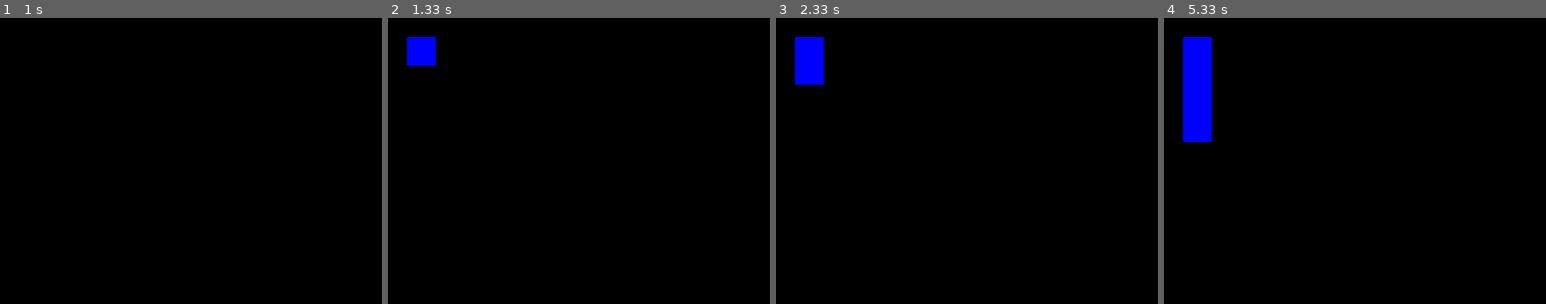
Above: before the commit, frames 1-4 (left to right).
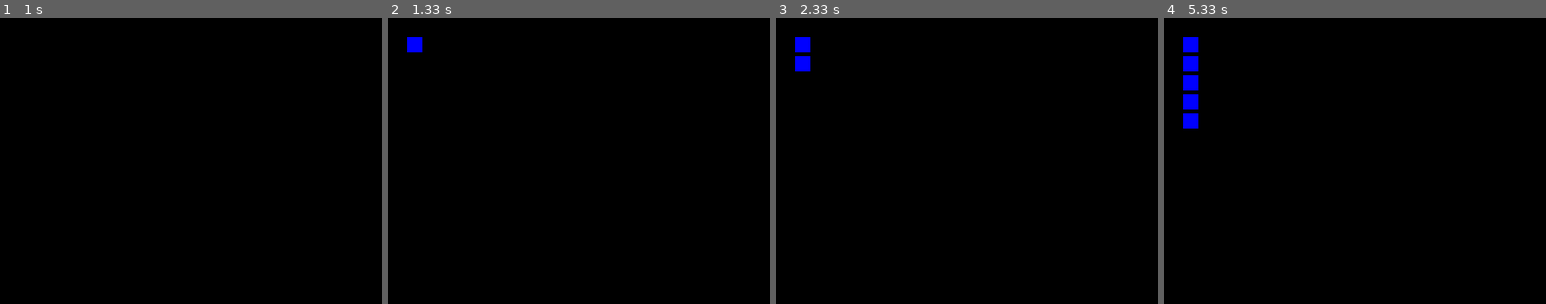
Above: after the commit, the same moments.

Repository: LouisJustinTALLOT/Hackathon-Bellon-Gstalter-Tallot
Game: pygame game, started from heros.py
Two runs of this game, one before a commit and one after it. Both use one fixed random seed, a clock stepped at 60 frames per second and the inputs below.
Inputs:
- Up to frame 1 (1 s): no input
- Up to frame 2 (1.33 s): no input
- Up to frame 3 (2.33 s): no input
- Up to frame 4 (5.33 s): no input

Frame 1 is identical in both runs. In frame 2, 0.5% of the frame differs, in the area x 5-13%, y 6-17%; in frame 3, 0.8%; in frame 4, 1.7%, in the area x 5-13%, y 6-44%.

Commit message:
La bonne taille de héros

Diff:
--- a/heros.py
+++ b/heros.py
@@ -4,8 +4,9 @@
     def __init__(self, x=0, y=0):
         self.x = x
         self.y = y
-        self.width = 30 # largeur du heros en pixels
-        self.height = 30 # hauteur du heros en pixels
+        self.width = 16 # largeur du heros en pixels
+        self.height = 16 # hauteur du heros en pixels
+        self.vie = 3
 
     def affiche_heros(self, screen):
         rect = pg.Rect(self.x, self.y, self.width, self.height)
@@ -15,6 +16,7 @@
     def deplacement(self, direction):
         self.x += direction[0]
         self.y += direction[1]
+
 
 
 
